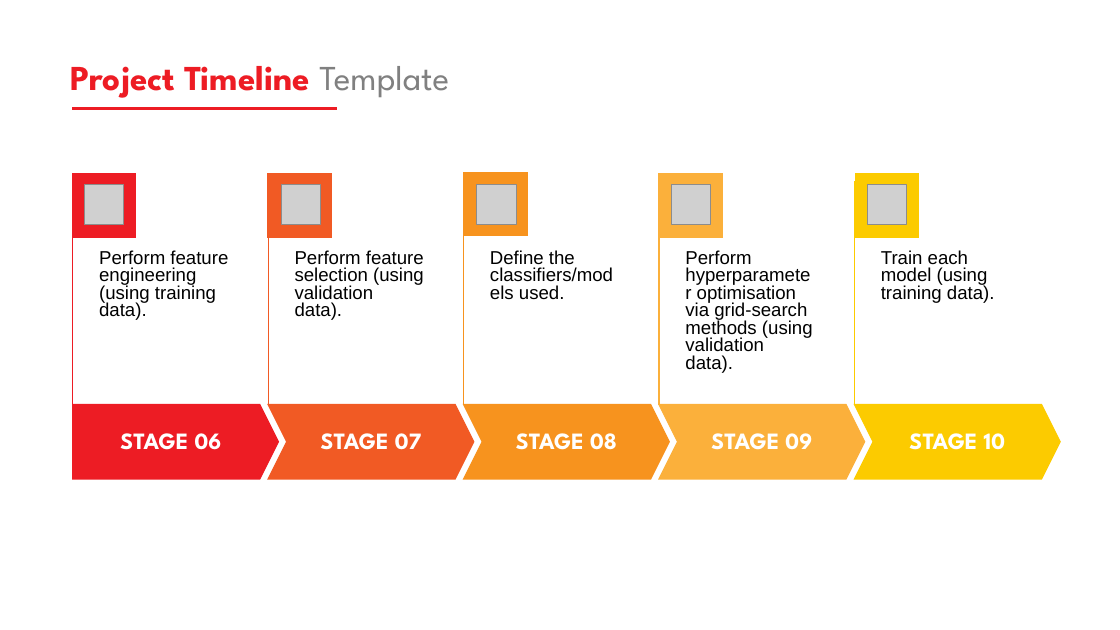
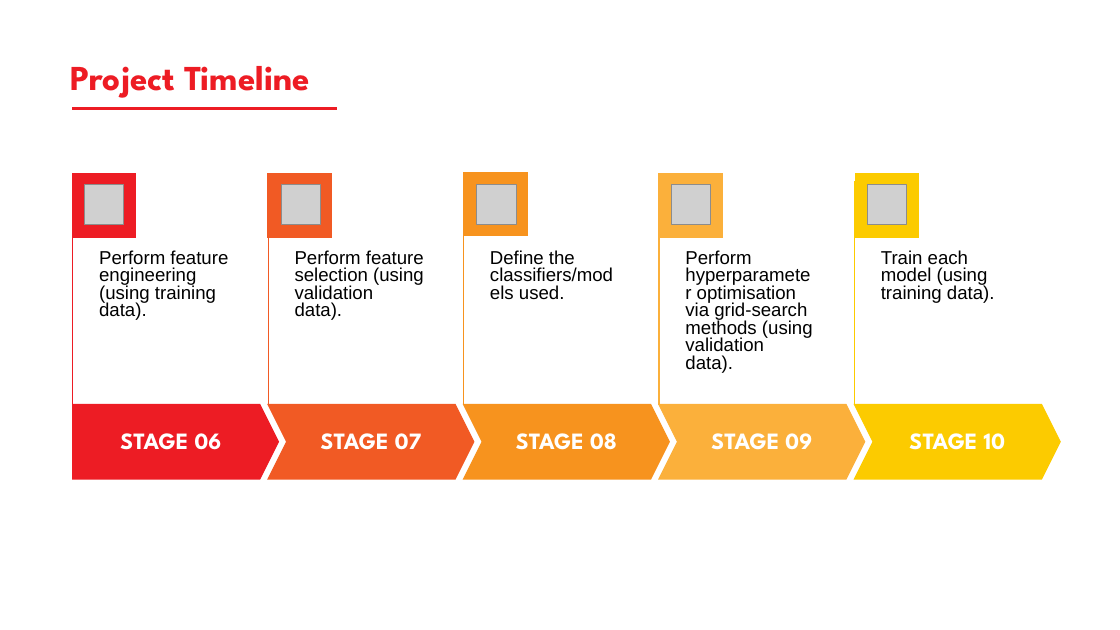
Before and after one commit to Ashi63/Risk-Assessment-For-Life-Insurance-Applicant, a slide deck: slide 2 of Presentation for Project ppt.pptx. Drawn at 1120x630 pixels with LibreOffice and Linux fonts; fonts in the diff are those of the drawing; grey boxes stand for pictures. Boxes give left, top, right and bottom in pixels: in the first picture for what was removed or moved away, otherwise in the second. Text is boxed around its words. In the diff, an @@ line names an element or a change of style, - is before the commit and + after.

```diff
--- a/Presentation for Project ppt.pptx
+++ b/Presentation for Project ppt.pptx
@@ title at (71,66,310,98): text changed @@
-Project Timeline Template
+Project Timeline
```
Also in this commit, not shown: 1 other file.
